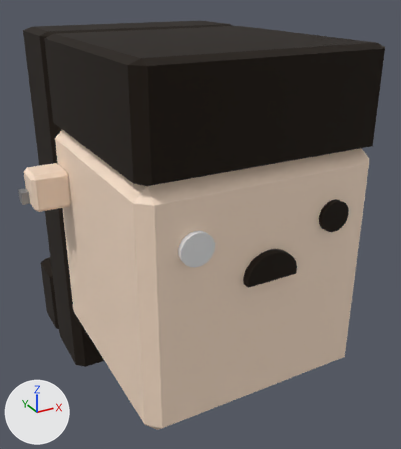
Renders of the glTF model public/me.glb from each side of a commit.
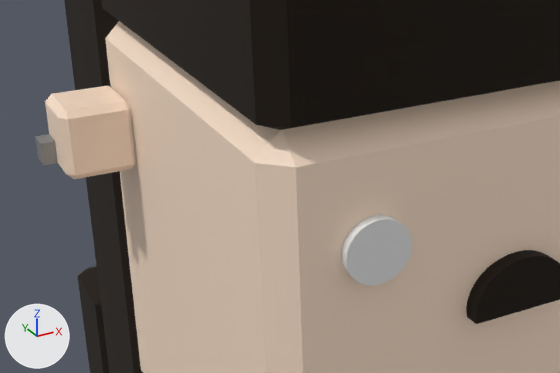
Each version appears first whole from a 50 mm camera at (-1.66, -2.66, 1.66) aimed at (0.13, 0.59, 0.03), and next in a close-up on the part from 0% to 73% of the width and 26% to 70% of the height. The axes (+X, +Y, +Z) are drawn at lower left. The lights are the same throughout. Where no turn or scale is listed for an object, it has been applied to the vertices.

In view in the first close-up: 'Cylinder', 'Cylinder.002', 'earL', 'earing', 'face', 'mullet3'.
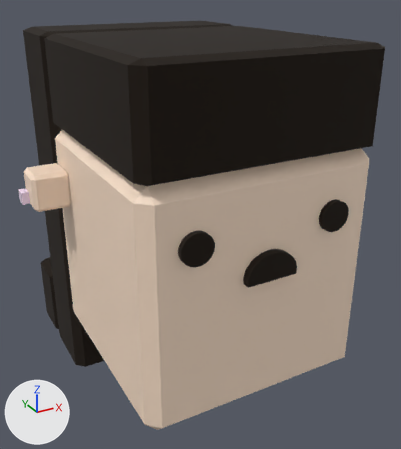
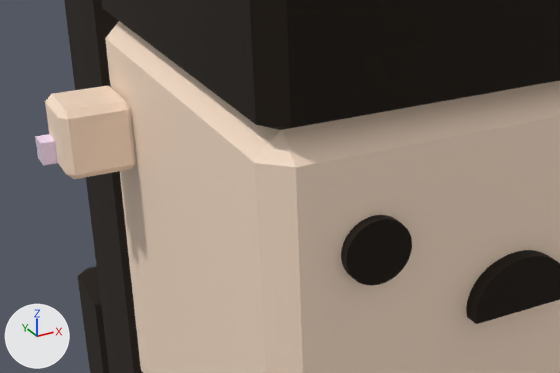
Where the change shows, as pixel boxes [x1, y1, x2, y2] in the close-ups (560 x 373 px):
'Cylinder', recoloured (grey to black)
    both: [341, 215, 412, 286]
'earing', recoloured
    both: [35, 134, 58, 166]

The change, as a diff of the scene's bpy script:
```diff
--- a/public/me.glb.py
+++ b/public/me.glb.py
@@ mat_earing @@
 mat_earing = principled_material('earing')
-mat_earing.base_color = (0.429, 0.429, 0.429)  # grey #afafaf
+mat_earing.base_color = (0.974, 0.784, 1.0)  # white #fce5ff
 mat_earing.metallic = 1.0
@@ me_cylinder @@
 me_cylinder.from_pydata(...)  # 64 vertices, 124 faces; spans x -0.095..0.095, y -0.095..0.095, z -0.092..0.092
+me_cylinder.materials.append(mat_material_001)  # black #190d00
```
